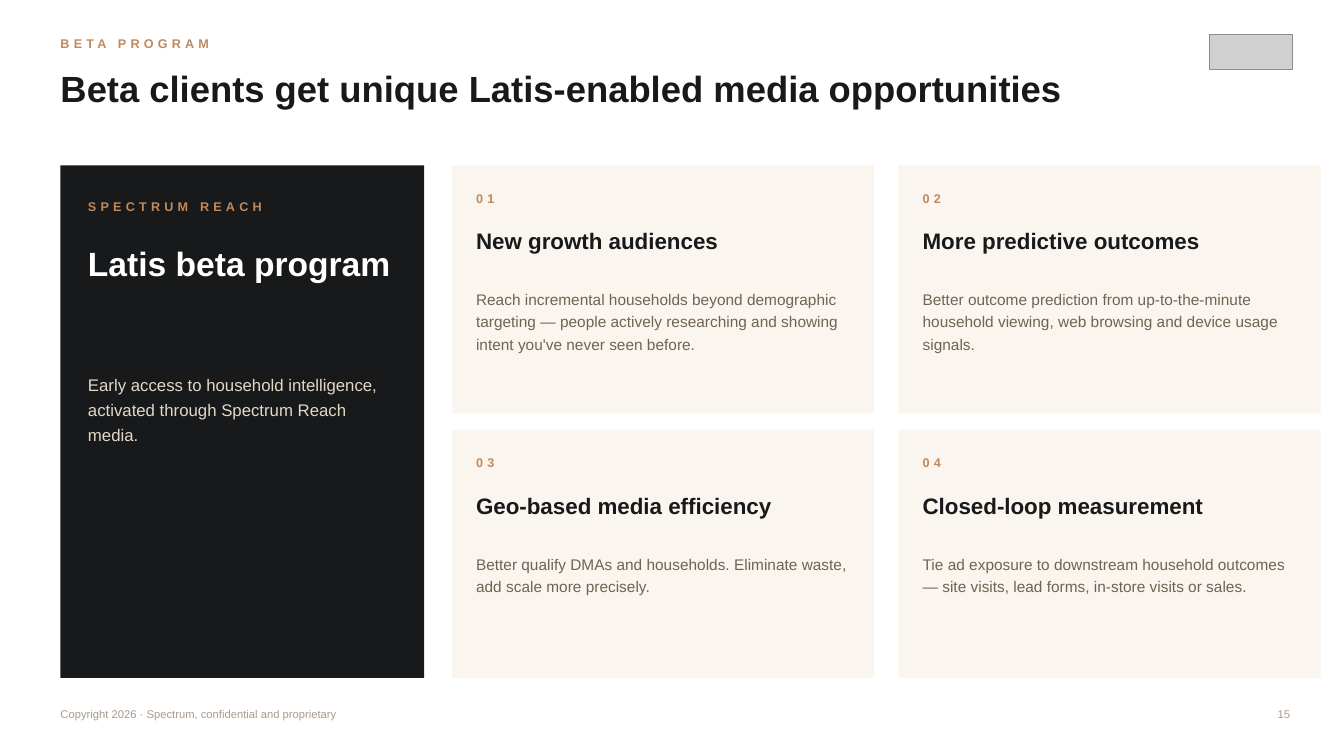
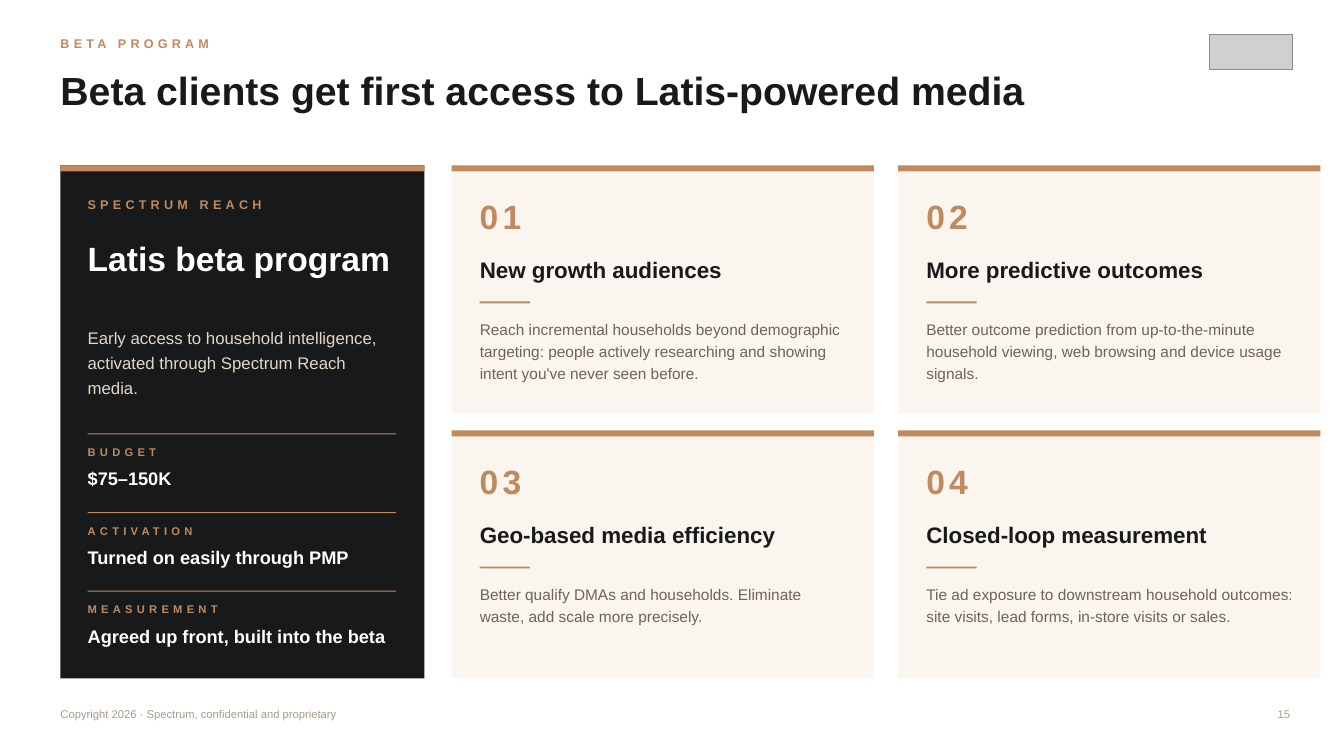
Before and after one commit to JoshKaplanBlend360/latis-data-pull-studio, a slide deck: slide 15 of Latis_Vertical_Template.pptx. Drawn at 1344x756 pixels with LibreOffice and Linux fonts; fonts in the diff are those of the drawing; grey boxes stand for pictures. Boxes give left, top, right and bottom in pixels: in the first picture for what was removed or moved away, otherwise in the second. Text is boxed around its words. In the diff, an @@ line names an element or a change of style, - is before the commit and + after.

```diff
--- a/Latis_Vertical_Template.pptx
+++ b/Latis_Vertical_Template.pptx
@@ text at (x1=60, y1=76, x2=1024, y2=113): text changed; size 26 to 28 pt @@
-Beta clients get unique Latis-enabled media opportunities
+Beta clients get first access to Latis-powered media
@@ rectangle added at (x1=60, y1=165, x2=424, y2=171), fill #C0895E @@
@@ rectangle added at (x1=452, y1=165, x2=874, y2=171), fill #C0895E @@
@@ rectangle added at (x1=898, y1=165, x2=1321, y2=171), fill #C0895E @@
@@ text "Latis beta program" moved from (x1=88, y1=251, x2=390, y2=283) to (x1=88, y1=246, x2=390, y2=278) @@
@@ text "New growth audiences" moved from (x1=476, y1=232, x2=718, y2=254) to (x1=480, y1=261, x2=721, y2=283) @@
@@ text "More predictive outcomes" moved from (x1=923, y1=232, x2=1199, y2=254) to (x1=926, y1=261, x2=1202, y2=283) @@
@@ text "Early access to household intelligence, ..." moved from (x1=88, y1=379, x2=377, y2=441) to (x1=88, y1=332, x2=377, y2=394) @@
@@ text at (x1=480, y1=324, x2=840, y2=382): text changed @@
-Reach incremental households beyond demographic targeting — people actively researching and showing intent you've never seen before.
+Reach incremental households beyond demographic targeting: people actively researching and showing intent you've never seen before.
@@ rectangle added at (x1=480, y1=301, x2=530, y2=303), fill #C0895E @@
@@ text "Better outcome prediction from up-to-the-minute ..." moved from (x1=923, y1=294, x2=1278, y2=353) to (x1=926, y1=324, x2=1281, y2=382) @@
@@ rectangle added at (x1=927, y1=301, x2=977, y2=303), fill #C0895E @@
@@ rectangle added at (x1=88, y1=434, x2=396, y2=435), fill #C0895E @@
@@ text added at (x1=88, y1=448, x2=156, y2=456), 8 pt, text #C0895E, bold @@
+BUDGET
@@ rectangle added at (x1=452, y1=431, x2=874, y2=437), fill #C0895E @@
@@ rectangle added at (x1=898, y1=431, x2=1321, y2=437), fill #C0895E @@
@@ text added at (x1=88, y1=471, x2=172, y2=487), 13 pt, text #FFFFFF, bold @@
+$75–150K
@@ size 9 to 24 pt in 4 elements at (x1=480, y1=205, x2=522, y2=230), (x1=926, y1=205, x2=968, y2=230), (x1=480, y1=470, x2=522, y2=495), (x1=926, y1=470, x2=968, y2=495) @@
@@ rectangle added at (x1=88, y1=512, x2=396, y2=513), fill #C0895E @@
@@ text added at (x1=88, y1=527, x2=193, y2=535), 8 pt, text #C0895E, bold @@
+ACTIVATION
@@ text "Geo-based media efficiency" moved from (x1=476, y1=497, x2=771, y2=519) to (x1=480, y1=526, x2=775, y2=548) @@
@@ text "Closed-loop measurement" moved from (x1=923, y1=497, x2=1203, y2=519) to (x1=926, y1=526, x2=1206, y2=548) @@
@@ text added at (x1=88, y1=550, x2=348, y2=568), 13 pt, text #FFFFFF, bold @@
+Turned on easily through PMP
@@ rectangle added at (x1=480, y1=567, x2=530, y2=569), fill #C0895E @@
@@ rectangle added at (x1=927, y1=567, x2=977, y2=569), fill #C0895E @@
@@ rectangle added at (x1=88, y1=591, x2=396, y2=592), fill #C0895E @@
@@ text "Better qualify DMAs and households. ..." rewrapped from (x1=476, y1=559, x2=847, y2=595) to (x1=480, y1=589, x2=801, y2=625) @@
@@ text at (x1=926, y1=589, x2=1293, y2=624): text changed @@
-Tie ad exposure to downstream household outcomes — site visits, lead forms, in-store visits or sales.
+Tie ad exposure to downstream household outcomes: site visits, lead forms, in-store visits or sales.
@@ text added at (x1=88, y1=605, x2=218, y2=613), 8 pt, text #C0895E, bold @@
+MEASUREMENT
@@ text added at (x1=88, y1=629, x2=385, y2=647), 13 pt, text #FFFFFF, bold @@
+Agreed up front, built into the beta
```
